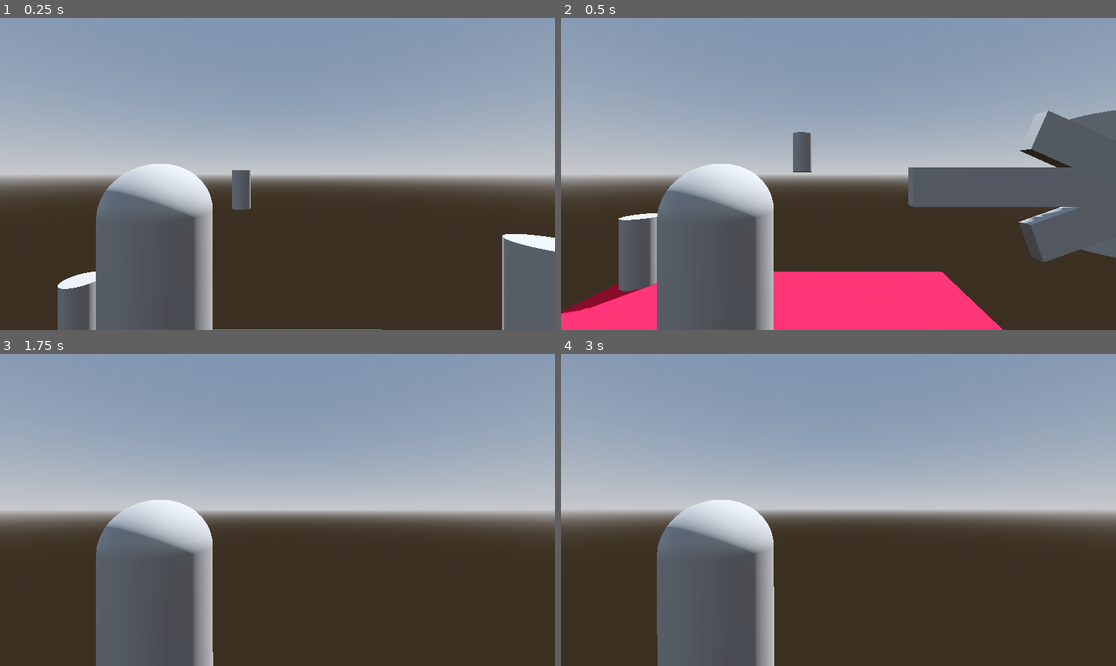
Above: before the commit, frames 1-4 (two rows, left to right).
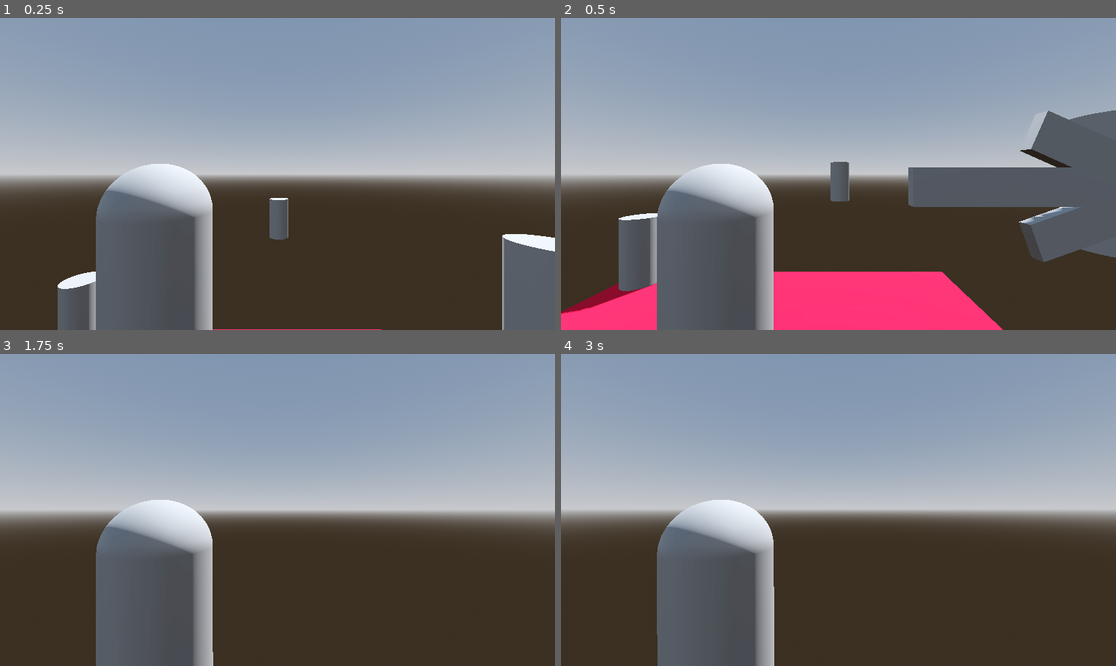
Above: after the commit, the same moments.

Repository: felixfelixwal/parcour
Game: Godot game, scene res://mesh_instance_3d.tscn
The game is run twice, just before and just after one commit, with the same random seed, the same clock (stepped at 60 frames per second) and the same inputs. This scene is started directly instead of the project's main scene.
Inputs (mouse positions are in pixels of both pictures, inside the frame that each line leads up to):
- Up to frame 1 (0.25 s): no input
- Up to frame 2 (0.5 s): no input
- Up to frame 3 (1.75 s): move the mouse to (305, 510) at 0.52 s; hold Shift (sprint) 0.53-1.28 s; hold W (move_forward) from 0.53 s (still down); tap Space (jump) at 0.77, 1.52 s; move the mouse to (249, 510) at 1.27 s; tap Shift (sprint) at 1.35 s
- Up to frame 4 (3 s): keep holding W (move_forward); tap Enter at 2 s; move the mouse to (849, 503) at 2.02 s; hold Shift (sprint) 2.03-2.78 s; tap Space (jump) at 2.75 s; move the mouse to (832, 516) at 2.77 s; tap Shift (sprint) at 2.85 s

The runs differ from the first frame. In frame 1, 0.8% of the frame differs, in the area x 41-52%, y 48-72%; in frame 2, 0.8%; in frame 3, less than 0.1%; in frame 4, less than 0.1%.

Commit message:
Update mesh_instance_3d.tscn

Diff:
--- a/parcour/mesh_instance_3d.tscn
+++ b/parcour/mesh_instance_3d.tscn
@@ -91,7 +91,7 @@
 shape = SubResource("ConcavePolygonShape3D_dggpd")
 
 [node name="MeshInstance3D3" type="MeshInstance3D" parent="Map"]
-transform = Transform3D(1, 1.96468e-05, 0.000223344, -1.981e-05, 1, 0.00070962, -0.000223328, -0.000709621, 1, -0.373626, 4.49122, -8.88805)
+transform = Transform3D(1, 1.96468e-05, 0.000223344, -1.981e-05, 1, 0.00070962, -0.000223328, -0.000709621, 1, 1.61037, 2.98561, -8.88805)
 mesh = SubResource("CylinderMesh_wlnqo")
 skeleton = NodePath("../..")
 
